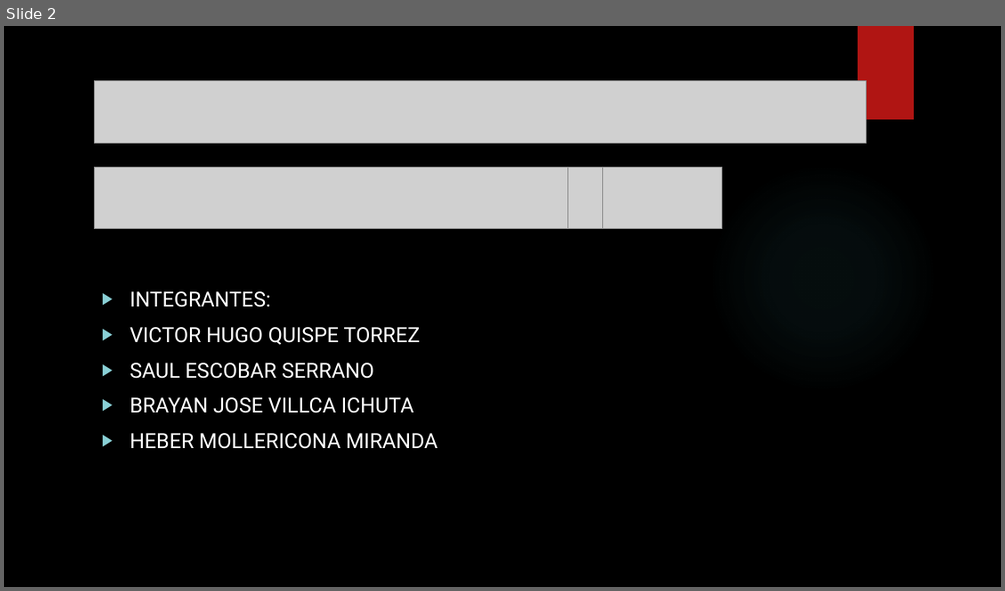
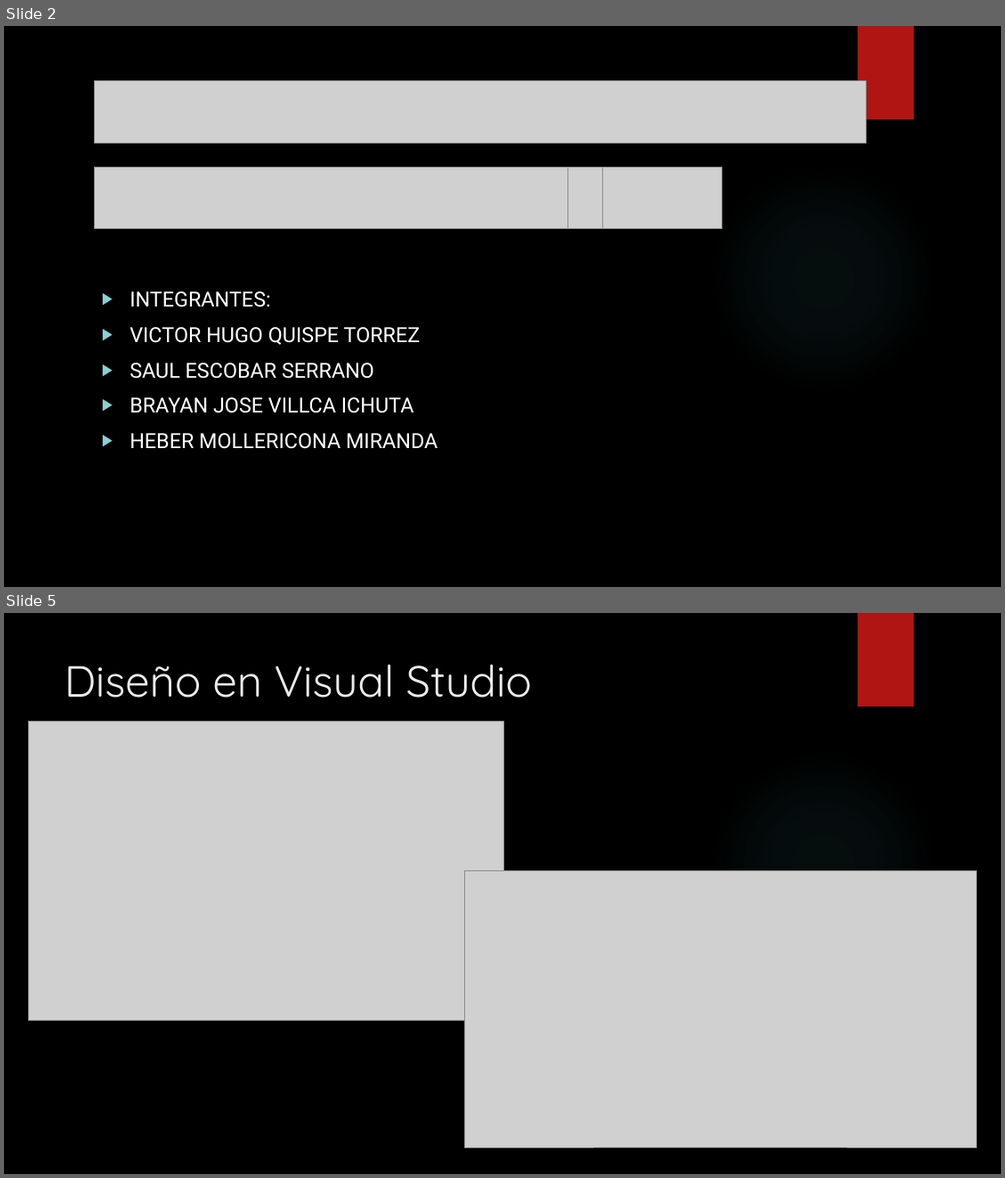
Before and after one commit to VictorQuispe19/BaseDeDatos1, a slide deck: Hito5/ProyectoFinal/PROY_BASE_DE_DATOS.pptx. Shown one above the other, each under a label of ours: slide 2 before the commit, slides 2 and 5 after it; the slides between them are not shown. The pictures are 1005x591 and 1005x1178 pixels, drawn with LibreOffice and Linux fonts; fonts in the diff are those of the drawing; grey boxes stand for pictures; background and template pictures are left out. Boxes give left, top, right and bottom in pixels: in the first picture for what was removed or moved away, otherwise in the second. Text is boxed around its words. In the diff, an @@ line names an element or a change of style, - is before the commit and + after.

```diff
--- a/Hito5/ProyectoFinal/PROY_BASE_DE_DATOS.pptx
+++ b/Hito5/ProyectoFinal/PROY_BASE_DE_DATOS.pptx
@@ slide 5 added at <box>4,613,1001,1174</box>, background picture (left out); not listed: 2 template elements that a slide beside it also shows @@
@@ title added at <box>65,664,532,698</box>, 42 pt, text #EBEBEB @@
+Diseño en Visual Studio
@@ picture added at <box>29,722,504,1020</box> @@
@@ picture added at <box>465,871,976,1148</box> @@
```
Also in this commit, not shown: 3 slides changed, 6 other slides added, 5 slides removed, 2 other files.
